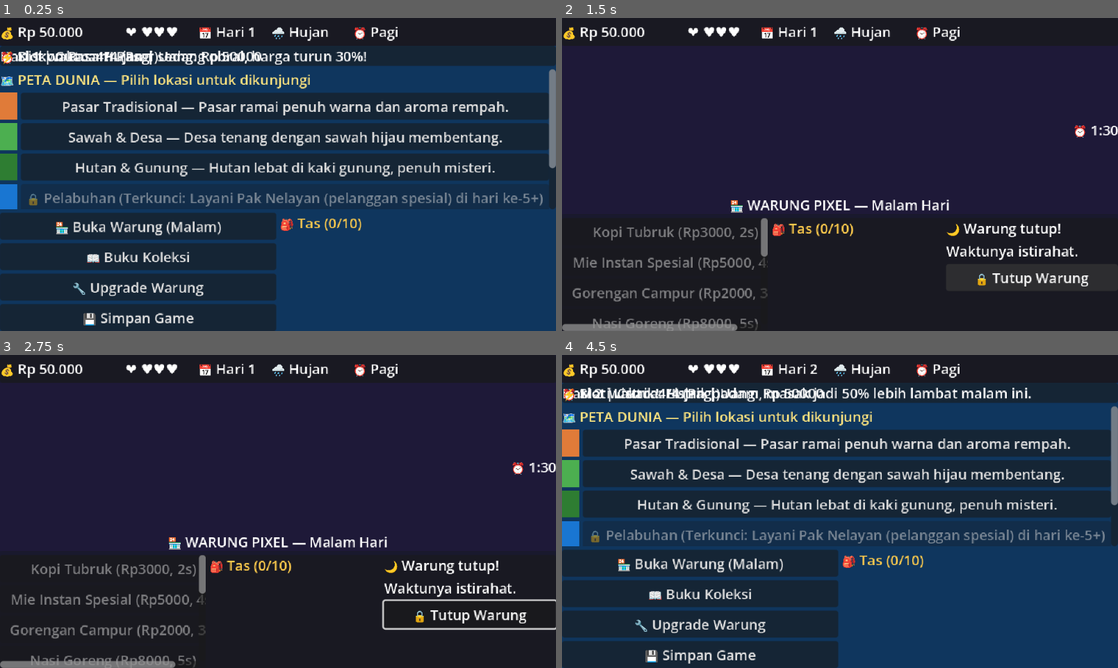
Above: before the commit, frames 1-4 (two rows, left to right).
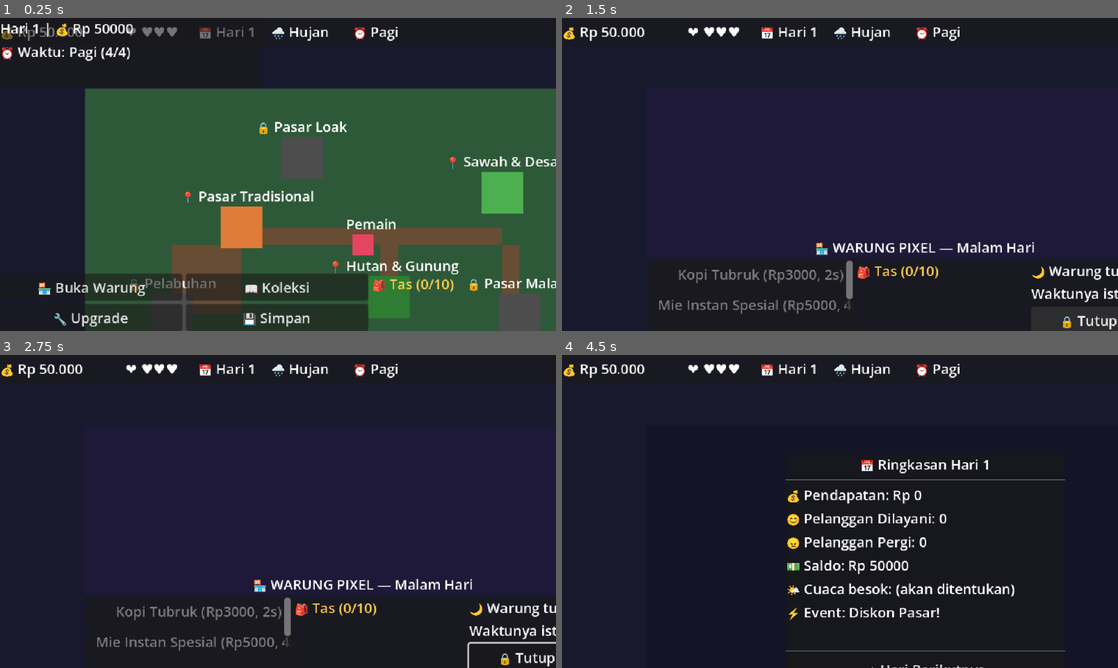
Above: after the commit, the same moments.

Repository: Grace488/Waroeng-Game
Game: Godot game, scene res://scenes/main.tscn
Same seed, same stepped clock (60 frames per second), same inputs: the game is played once before the commit and once after it.
Inputs (mouse positions are in pixels of both pictures, inside the frame that each line leads up to):
- Up to frame 1 (0.25 s): no input
- Up to frame 2 (1.5 s): click "🏪 Buka Warung (Malam)" (after the commit: "🏪 Buka Warung") at 0.5 s; click "🔒 Tutup Warung" at 1.25 s
- Up to frame 3 (2.75 s): tap Enter (ui_accept) at 2, 2.1, 2.27, 2.57 s; move the mouse to (400, 495) at 2.02 s; hold Right (ui_right) from 2.03 s (still down); click (400, 495) at 2.17 s
- Up to frame 4 (4.5 s): tap Enter (ui_accept) at 2.75, 2.85, 3.02, 3.32, 3.6 s; move the mouse to (728, 527) at 2.77 s; release Right (ui_right) at 2.78 s; hold Down (ui_down) 2.78-3.53 s; click (728, 527) at 2.92 s; move the mouse to (895, 442) at 3.52 s; hold Right (ui_right) 3.53-4.25 s; click (895, 442) at 3.67 s; click (840, 627) at 4.25 s, where only the run before the commit has a clickable "➡️ Hari Berikutnya"

The runs differ from the first frame. In frame 1, 77% of the frame differs, in the area x 0-100%, y 1-100%; in frame 2, 9.2%; in frame 3, 9.8%; in frame 4, 54%.
Error after the commit: Invalid access to property or key 'event_aktif' on a base object of type 'Node (event_manager.gd)'. (res://scenes/world_map/world_map.gd:122)

Commit message:
Ubah UI Peta Dunia menjadi 2D top-down dengan karakter yang bisa digerakkan (WASD)

Diff:
--- a/project.godot
+++ b/project.godot
@@ -8,11 +8,15 @@
 
 config_version=5
 
+[animation]
+
+compatibility/default_parent_skeleton_in_mesh_instance_3d=true
+
 [application]
 
 config/name="Warung Pixel"
 run/main_scene="res://scenes/main.tscn"
-config/features=PackedStringArray("4.2", "GL Compatibility")
+config/features=PackedStringArray("4.7", "GL Compatibility")
 
 [autoload]
 
--- a/scenes/main.tscn
+++ b/scenes/main.tscn
@@ -1,9 +1,9 @@
-[gd_scene load_steps=3 format=3]
+[gd_scene format=3 uid="uid://ci08cqb4co6ms"]
 
-[ext_resource type="Script" path="res://scenes/main.gd" id="1"]
+[ext_resource type="Script" uid="uid://dk1pv510gc38y" path="res://scenes/main.gd" id="1"]
 [ext_resource type="PackedScene" path="res://scenes/ui/hud.tscn" id="2"]
 
-[node name="Main" type="Control"]
+[node name="Main" type="Control" unique_id=1653628066]
 layout_mode = 3
 anchors_preset = 15
 anchor_right = 1.0
@@ -12,22 +12,27 @@
 grow_vertical = 2
 script = ExtResource("1")
 
-[node name="BG" type="ColorRect" parent="."]
+[node name="BG" type="ColorRect" parent="." unique_id=2127867205]
 layout_mode = 1
 anchors_preset = 15
 anchor_right = 1.0
 anchor_bottom = 1.0
+grow_horizontal = 2
+grow_vertical = 2
 color = Color(0.1, 0.1, 0.18, 1)
 
-[node name="HUD" parent="." instance=ExtResource("2")]
+[node name="HUD" parent="." unique_id=1526442021 instance=ExtResource("2")]
+z_index = 10
 layout_mode = 1
-z_index = 10
 
-[node name="Container" type="Control" parent="."]
+[node name="Container" type="Control" parent="." unique_id=1935097958]
 layout_mode = 1
 anchors_preset = 15
 anchor_right = 1.0
 anchor_bottom = 1.0
-offset_top = 32.0
+offset_left = 98.0
+offset_top = 81.0
+offset_right = 98.0
+offset_bottom = 49.0
 grow_horizontal = 2
 grow_vertical = 2
--- /dev/null
+++ b/scenes/world_map/location_point.gd
@@ -0,0 +1,51 @@
+# scenes/world_map/location_point.gd
+# Titik lokasi di peta yang bisa dimasuki pemain
+extends Area2D
+
+signal player_masuk(id_lokasi: String, nama_lokasi: String)
+signal player_keluar(id_lokasi: String)
+
+var id_lokasi: String = ""
+var nama_lokasi: String = ""
+var terkunci: bool = false
+
+@onready var color_rect: ColorRect = $ColorRect
+@onready var label_nama: Label = $Label
+
+
+func _ready() -> void:
+	body_entered.connect(_on_body_entered)
+	body_exited.connect(_on_body_exited)
+
+
+func setup(id: String, nama: String, warna: Color, is_terkunci: bool, pos: Vector2) -> void:
+	id_lokasi = id
+	nama_lokasi = nama
+	terkunci = is_terkunci
+	position = pos
+
+	if not is_node_ready():
+		await ready
+
+	color_rect.color = warna
+	if terkunci:
+		label_nama.text = "🔒 " + nama
+		color_rect.color = Color(0.3, 0.3, 0.3)
+	else:
+		label_nama.text = "📍 " + nama
+
+
+func _on_body_entered(body: Node2D) -> void:
+	if body.name == "PlayerMap":
+		# Beri efek membesar sedikit saat disentuh
+		var tween = create_tween()
+		tween.tween_property(color_rect, "scale", Vector2(1.2, 1.2), 0.1)
+		player_masuk.emit(id_lokasi, nama_lokasi)
+
+
+func _on_body_exited(body: Node2D) -> void:
+	if body.name == "PlayerMap":
+		# Kembalikan ukuran asli
+		var tween = create_tween()
+		tween.tween_property(color_rect, "scale", Vector2(1.0, 1.0), 0.1)
+		player_keluar.emit(id_lokasi)
--- /dev/null
+++ b/scenes/world_map/location_point.tscn
@@ -0,0 +1,27 @@
+[gd_scene load_steps=3 format=3]
+
+[ext_resource type="Script" path="res://scenes/world_map/location_point.gd" id="1"]
+
+[sub_resource type="RectangleShape2D" id="RectangleShape2D_loc"]
+size = Vector2(48, 48)
+
+[node name="LocationPoint" type="Area2D"]
+script = ExtResource("1")
+
+[node name="ColorRect" type="ColorRect" parent="."]
+offset_left = -24.0
+offset_top = -24.0
+offset_right = 24.0
+offset_bottom = 24.0
+pivot_offset = Vector2(24, 24)
+color = Color(0.5, 0.5, 0.5, 1)
+
+[node name="CollisionShape2D" type="CollisionShape2D" parent="."]
+shape = SubResource("RectangleShape2D_loc")
+
+[node name="Label" type="Label" parent="."]
+offset_left = -70.0
+offset_top = -48.0
+offset_right = 70.0
+offset_bottom = -25.0
+horizontal_alignment = 1
--- /dev/null
+++ b/scenes/world_map/player_map.gd
@@ -0,0 +1,17 @@
+# scenes/world_map/player_map.gd
+# Skrip untuk karakter yang bergerak di peta
+extends CharacterBody2D
+
+const SPEED = 180.0
+
+func _physics_process(_delta: float) -> void:
+	# Ambil input gerakan (WASD atau Panah)
+	var direction := Input.get_vector("ui_left", "ui_right", "ui_up", "ui_down")
+
+	if direction:
+		velocity = direction * SPEED
+	else:
+		velocity = Vector2.ZERO
+
+	# Gerakkan karakter
+	move_and_slide()
--- /dev/null
+++ b/scenes/world_map/player_map.tscn
@@ -0,0 +1,27 @@
+[gd_scene load_steps=3 format=3]
+
+[ext_resource type="Script" path="res://scenes/world_map/player_map.gd" id="1"]
+
+[sub_resource type="RectangleShape2D" id="RectangleShape2D_player"]
+size = Vector2(24, 24)
+
+[node name="PlayerMap" type="CharacterBody2D"]
+script = ExtResource("1")
+
+[node name="ColorBox" type="ColorRect" parent="."]
+offset_left = -12.0
+offset_top = -12.0
+offset_right = 12.0
+offset_bottom = 12.0
+color = Color(0.9, 0.27, 0.38, 1)
+
+[node name="CollisionShape2D" type="CollisionShape2D" parent="."]
+shape = SubResource("RectangleShape2D_player")
+
+[node name="Label" type="Label" parent="."]
+offset_left = -20.0
+offset_top = -36.0
+offset_right = 20.0
+offset_bottom = -13.0
+text = "Pemain"
+horizontal_alignment = 1
--- a/scenes/world_map/world_map.gd
+++ b/scenes/world_map/world_map.gd
@@ -1,124 +1,142 @@
 # scenes/world_map/world_map.gd
-# Peta dunia — pilih lokasi untuk beli bahan atau buka warung
-extends Control
+# Peta dunia — gerakkan karakter ke lokasi untuk masuk
+extends Node2D
 
 signal buka_warung()
 signal buka_lokasi(id_lokasi: String)
 signal buka_koleksi()
 signal buka_upgrade()
 
-@onready var lokasi_container: VBoxContainer = $VBox/ScrollLokasi/LokasiContainer
-@onready var label_info: Label = $VBox/PanelInfo/LabelInfo
-@onready var btn_buka_warung: Button = $VBox/PanelBawah/HBox/BtnBukaWarung
-@onready var btn_koleksi: Button = $VBox/PanelBawah/HBox/BtnKoleksi
-@onready var btn_upgrade: Button = $VBox/PanelBawah/HBox/BtnUpgrade
-@onready var btn_save: Button = $VBox/PanelBawah/HBox/BtnSave
-@onready var label_slot: Label = $VBox/PanelInfo/LabelSlot
-@onready var panel_inventori: VBoxContainer = $VBox/PanelBawah/InvScroll/InvContainer
-@onready var label_event: Label = $VBox/PanelInfo/LabelEvent
+@onready var label_info: Label = $UILayer/UI/PanelInfo/VBox/LabelInfo
+@onready var label_slot: Label = $UILayer/UI/PanelInfo/VBox/LabelSlot
+@onready var label_event: Label = $UILayer/UI/PanelInfo/VBox/LabelEvent
+@onready var panel_inventori: VBoxContainer = $UILayer/UI/PanelBawah/InvScroll/InvContainer
+
+@onready var btn_buka_warung: Button = $UILayer/UI/PanelBawah/HBoxKiri/VBoxBtn/HBoxAtas/BtnBukaWarung
+@onready var btn_koleksi: Button = $UILayer/UI/PanelBawah/HBoxKiri/VBoxBtn/HBoxAtas/BtnKoleksi
+@onready var btn_upgrade: Button = $UILayer/UI/PanelBawah/HBoxKiri/VBoxBtn/HBoxBawah/BtnUpgrade
+@onready var btn_save: Button = $UILayer/UI/PanelBawah/HBoxKiri/VBoxBtn/HBoxBawah/BtnSave
+
+@onready var lokasi_container: Node2D = $Locations
+@onready var player: CharacterBody2D = $PlayerMap
+@onready var panel_interaksi: PanelContainer = $UILayer/PanelInteraksi
+@onready var label_interaksi: Label = $UILayer/PanelInteraksi/LabelInteraksi
+
+var lokasi_aktif: String = ""
+var scene_location_point: PackedScene = preload("res://scenes/world_map/location_point.tscn")
 
 
 func _ready() -> void:
-	# Tombol buka warung
+	# Sembunyikan panel interaksi di awal
+	panel_interaksi.hide()
+
+	# Setup tombol
 	btn_buka_warung.pressed.connect(func(): buka_warung.emit())
 	btn_koleksi.pressed.connect(func(): buka_koleksi.emit())
 	btn_upgrade.pressed.connect(func(): buka_upgrade.emit())
-	btn_save.pressed.connect(_on_save)
+	btn_save.pressed.connect(func():
+		SaveManager.simpan_game()
+		label_info.text = "✅ Game berhasil disimpan!"
+	)
 
 	# Hubungkan signal
 	GameData.slot_waktu_berubah.connect(_on_slot_berubah)
 	GameData.inventori_berubah.connect(_update_inventori)
+	GameData.uang_berubah.connect(func(_v): _update_info())
 
-	# Tampilkan lokasi
-	_update_lokasi()
+	_spawn_lokasi()
 	_update_info()
 	_update_inventori()
 
 
-func _update_lokasi() -> void:
-	# Hapus tombol lokasi lama
-	for child in lokasi_container.get_children():
-		child.queue_free()
+func _process(_delta: float) -> void:
+	# Tekan Space atau Enter untuk masuk ke lokasi
+	if lokasi_aktif != "" and Input.is_action_just_pressed("ui_accept"):
+		_kunjungi_lokasi(lokasi_aktif)
 
-	# Judul
-	var judul := Label.new()
-	judul.text = "🗺️ PETA DUNIA — Pilih lokasi untuk dikunjungi"
-	judul.add_theme_color_override("font_color", Color(1, 0.9, 0.5))
-	lokasi_container.add_child(judul)
 
-	# Buat tombol untuk setiap lokasi
+func _spawn_lokasi() -> void:
+	# Posisi manual untuk tiap lokasi (bisa disesuaikan nanti)
+	var posisi_lokasi = {
+		"pasar": Vector2(180, 160),
+		"sawah": Vector2(480, 120),
+		"hutan": Vector2(350, 240),
+		"pelabuhan": Vector2(100, 260),
+		"pasar_malam": Vector2(500, 260),
+		"pasar_loak": Vector2(250, 80)
+	}
+
 	for id_lokasi in GameData.data_locations:
 		var data: Dictionary = GameData.data_locations[id_lokasi]
 		var terbuka: bool = GameData.cek_lokasi_terbuka(id_lokasi)
+		var nama: String = str(data.get("nama", id_lokasi))
+		var warna_str: String = str(data.get("warna", "#888888"))
+		var warna: Color = Color.from_string(warna_str, Color.GRAY)
+		var pos = posisi_lokasi.get(id_lokasi, Vector2(randf_range(100, 500), randf_range(100, 300)))
 
-		var hbox := HBoxContainer.new()
-		lokasi_container.add_child(hbox)
+		var loc = scene_location_point.instantiate()
+		lokasi_container.add_child(loc)
+		loc.setup(id_lokasi, nama, warna, not terbuka, pos)
+		loc.player_masuk.connect(_on_player_masuk_lokasi)
+		loc.player_keluar.connect(_on_player_keluar_lokasi)
 
-		# Kotak warna lokasi
-		var color_box := ColorRect.new()
-		color_box.custom_minimum_size = Vector2(20, 20)
-		var warna_str: String = str(data.get("warna", "#888888"))
-		color_box.color = Color.from_string(warna_str, Color.GRAY)
-		hbox.add_child(color_box)
 
-		var btn := Button.new()
-		var nama: String = str(data.get("nama", id_lokasi))
-		var deskripsi: String = str(data.get("deskripsi", ""))
+func _on_player_masuk_lokasi(id: String, nama: String) -> void:
+	lokasi_aktif = id
+	var terbuka: bool = GameData.cek_lokasi_terbuka(id)
+	if terbuka:
+		label_interaksi.text = "Tekan [SPACE] untuk masuk:\n" + nama
+		panel_interaksi.add_theme_stylebox_override("panel", _buat_stylebox(Color(0.2, 0.6, 0.2)))
+	else:
+		var syarat = str(GameData.data_locations[id].get("syarat_buka", "???"))
+		label_interaksi.text = "🔒 " + nama + "\n(Terkunci: " + syarat + ")"
+		panel_interaksi.add_theme_stylebox_override("panel", _buat_stylebox(Color(0.6, 0.2, 0.2)))
+	panel_interaksi.show()
 
-		if terbuka:
-			btn.text = "%s — %s" % [nama, deskripsi]
-			btn.disabled = GameData.slot_waktu_sisa <= 0
-			var lokasi_id_capture: String = id_lokasi
-			btn.pressed.connect(func(): _kunjungi_lokasi(lokasi_id_capture))
-		else:
-			btn.text = "🔒 %s (Terkunci: %s)" % [nama, str(data.get("syarat_buka", "???"))]
-			btn.disabled = true
 
-		btn.size_flags_horizontal = Control.SIZE_EXPAND_FILL
-		hbox.add_child(btn)
+func _on_player_keluar_lokasi(id: String) -> void:
+	if lokasi_aktif == id:
+		lokasi_aktif = ""
+		panel_interaksi.hide()
 
 
 func _kunjungi_lokasi(id_lokasi: String) -> void:
+	if not GameData.cek_lokasi_terbuka(id_lokasi):
+		return
+
 	if GameData.pakai_slot_waktu():
 		buka_lokasi.emit(id_lokasi)
 	else:
-		label_info.text = "⏰ Slot waktu habis! Saatnya buka warung."
+		label_info.text = "⏰ Waktu habis! Saatnya buka warung."
 
 
 func _update_info() -> void:
-	label_slot.text = "⏰ Slot waktu: %d/%d (%s)" % [
-		GameData.slot_waktu_sisa, GameData.SLOT_WAKTU_PER_HARI, GameData.nama_slot_waktu()
-	]
-	label_info.text = "Hari %d | Cuaca: %s | Uang: Rp %d" % [
-		GameData.hari, GameData.cuaca.capitalize(), GameData.uang
-	]
+	label_info.text = "Hari %d | 💰 Rp %d" % [GameData.hari, GameData.uang]
+	label_slot.text = "⏰ Waktu: %s (%d/4)" % [GameData.nama_slot_waktu(), GameData.slot_waktu_sisa]
 
-	# Tampilkan event
-	if EventManager.event_hari_ini.size() > 0:
-		label_event.text = "⚡ %s: %s" % [
-			str(EventManager.event_hari_ini.get("nama", "")),
-			str(EventManager.event_hari_ini.get("deskripsi", ""))
-		]
-	else:
-		label_event.text = ""
+	var nama_cuaca: String = "☀️ Cerah"
+	if GameData.cuaca == "hujan": nama_cuaca = "🌧️ Hujan"
+	elif GameData.cuaca == "berangin": nama_cuaca = "💨 Berangin"
 
-	# Disable tombol warung kalau masih ada slot
-	btn_buka_warung.disabled = false  # Selalu bisa buka warung
+	var teks_event: String = "Cuaca: " + nama_cuaca
+	if EventManager.event_aktif != "":
+		teks_event += " | 📢 " + EventManager.nama_event
+	label_event.text = teks_event
 
 
 func _on_slot_berubah(_sisa: int) -> void:
 	_update_info()
-	_update_lokasi()
 
 
 func _update_inventori() -> void:
+	# Hapus list lama
 	for child in panel_inventori.get_children():
 		child.queue_free()
 
-	var header := Label.new()
-	header.text = "🎒 Tas (%d/%d)" % [GameData.hitung_total_item(), GameData.slot_tas_maks]
-	header.add_theme_color_override("font_color", Color(1, 0.8, 0.3))
-	panel_inventori.add_child(header)
+	var label_header := Label.new()
+	label_header.text = "🎒 Tas (%d/%d)" % [GameData.hitung_total_item(), GameData.slot_tas_maks]
+	label_header.add_theme_color_override("font_color", Color(1, 0.8, 0.3))
+	panel_inventori.add_child(label_header)
 
 	for id_item in GameData.inventori:
 		var info: Dictionary = GameData.inventori[id_item]
@@ -127,11 +145,26 @@
 			nama = str(GameData.data_ingredients[id_item].get("nama", id_item))
 		elif id_item in GameData.data_hidden_gems:
 			nama = str(GameData.data_hidden_gems[id_item].get("nama", id_item))
+
 		var lbl := Label.new()
 		lbl.text = "  %s x%d" % [nama, int(info["jumlah"])]
 		panel_inventori.add_child(lbl)
 
 
-func _on_save() -> void:
-	SaveManager.simpan_game()
-	label_info.text = "💾 Game berhasil disimpan!"
+func _buat_stylebox(warna: Color) -> StyleBoxFlat:
+	var style = StyleBoxFlat.new()
+	style.bg_color = warna
+	style.border_width_bottom = 2
+	style.border_width_top = 2
+	style.border_width_left = 2
+	style.border_width_right = 2
+	style.border_color = Color.WHITE
+	style.corner_radius_top_left = 8
+	style.corner_radius_top_right = 8
+	style.corner_radius_bottom_left = 8
+	style.corner_radius_bottom_right = 8
+	style.content_margin_left = 10
+	style.content_margin_right = 10
+	style.content_margin_top = 5
+	style.content_margin_bottom = 5
+	return style
--- a/scenes/world_map/world_map.tscn
+++ b/scenes/world_map/world_map.tscn
@@ -1,83 +1,149 @@
-[gd_scene load_steps=2 format=3]
+[gd_scene load_steps=3 format=3]
 
 [ext_resource type="Script" path="res://scenes/world_map/world_map.gd" id="1"]
+[ext_resource type="PackedScene" path="res://scenes/world_map/player_map.tscn" id="2"]
 
-[node name="WorldMap" type="Control"]
-layout_mode = 1
+[node name="WorldMap" type="Node2D"]
+script = ExtResource("1")
+
+[node name="BG" type="ColorRect" parent="."]
+offset_right = 640.0
+offset_bottom = 360.0
+color = Color(0.18, 0.35, 0.22, 1)
+
+[node name="Jalanan" type="Node2D" parent="."]
+
+[node name="Jalan1" type="ColorRect" parent="Jalanan"]
+offset_left = 180.0
+offset_top = 160.0
+offset_right = 480.0
+offset_bottom = 180.0
+color = Color(0.4, 0.3, 0.2, 1)
+
+[node name="Jalan2" type="ColorRect" parent="Jalanan"]
+offset_left = 340.0
+offset_top = 160.0
+offset_right = 360.0
+offset_bottom = 240.0
+color = Color(0.4, 0.3, 0.2, 1)
+
+[node name="Jalan3" type="ColorRect" parent="Jalanan"]
+offset_left = 100.0
+offset_top = 180.0
+offset_right = 180.0
+offset_bottom = 260.0
+color = Color(0.4, 0.3, 0.2, 1)
+
+[node name="Jalan4" type="ColorRect" parent="Jalanan"]
+offset_left = 480.0
+offset_top = 180.0
+offset_right = 500.0
+offset_bottom = 260.0
+color = Color(0.4, 0.3, 0.2, 1)
+
+[node name="Locations" type="Node2D" parent="."]
+
+[node name="PlayerMap" parent="." instance=ExtResource("2")]
+position = Vector2(320, 180)
+
+[node name="UILayer" type="CanvasLayer" parent="."]
+
+[node name="PanelInteraksi" type="PanelContainer" parent="UILayer"]
+anchors_preset = 7
+anchor_left = 0.5
+anchor_top = 1.0
+anchor_right = 0.5
+anchor_bottom = 1.0
+offset_left = -150.0
+offset_top = -140.0
+offset_right = 150.0
+offset_bottom = -90.0
+grow_horizontal = 2
+grow_vertical = 0
+
+[node name="LabelInteraksi" type="Label" parent="UILayer/PanelInteraksi"]
+layout_mode = 2
+text = "Tekan [SPACE] untuk masuk"
+horizontal_alignment = 1
+
+[node name="UI" type="Control" parent="UILayer"]
+layout_mode = 3
 anchors_preset = 15
 anchor_right = 1.0
 anchor_bottom = 1.0
-grow_horizontal = 2
-grow_vertical = 2
-script = ExtResource("1")
+mouse_filter = 2
 
-[node name="BG" type="ColorRect" parent="."]
-layout_mode = 1
-anchors_preset = 15
-anchor_right = 1.0
-anchor_bottom = 1.0
-color = Color(0.06, 0.21, 0.37, 1)
+[node name="PanelInfo" type="PanelContainer" parent="UILayer/UI"]
+layout_mode = 0
+offset_right = 300.0
+offset_bottom = 80.0
 
-[node name="VBox" type="VBoxContainer" parent="."]
-layout_mode = 1
-anchors_preset = 15
-anchor_right = 1.0
-anchor_bottom = 1.0
-grow_horizontal = 2
-grow_vertical = 2
-
-[node name="PanelInfo" type="PanelContainer" parent="VBox"]
+[node name="VBox" type="VBoxContainer" parent="UILayer/UI/PanelInfo"]
 layout_mode = 2
 
-[node name="LabelInfo" type="Label" parent="VBox/PanelInfo"]
+[node name="LabelInfo" type="Label" parent="UILayer/UI/PanelInfo/VBox"]
 layout_mode = 2
 text = "Hari 1 | Cuaca: Cerah"
 
-[node name="LabelSlot" type="Label" parent="VBox/PanelInfo"]
+[node name="LabelSlot" type="Label" parent="UILayer/UI/PanelInfo/VBox"]
 layout_mode = 2
 text = "⏰ Slot waktu: 4/4"
 
-[node name="LabelEvent" type="Label" parent="VBox/PanelInfo"]
+[node name="LabelEvent" type="Label" parent="UILayer/UI/PanelInfo/VBox"]
 layout_mode = 2
 text = ""
 
-[node name="ScrollLokasi" type="ScrollContainer" parent="VBox"]
+[node name="PanelBawah" type="HBoxContainer" parent="UILayer/UI"]
+layout_mode = 1
+anchors_preset = 12
+anchor_top = 1.0
+anchor_right = 1.0
+anchor_bottom = 1.0
+offset_top = -60.0
+grow_horizontal = 2
+grow_vertical = 0
+
+[node name="HBoxKiri" type="HBoxContainer" parent="UILayer/UI/PanelBawah"]
+layout_mode = 2
+size_flags_horizontal = 3
+
+[node name="VBoxBtn" type="VBoxContainer" parent="UILayer/UI/PanelBawah/HBoxKiri"]
+layout_mode = 2
+size_flags_horizontal = 3
+
+[node name="HBoxAtas" type="HBoxContainer" parent="UILayer/UI/PanelBawah/HBoxKiri/VBoxBtn"]
 layout_mode = 2
 size_flags_vertical = 3
 
-[node name="LokasiContainer" type="VBoxContainer" parent="VBox/ScrollLokasi"]
+[node name="BtnBukaWarung" type="Button" parent="UILayer/UI/PanelBawah/HBoxKiri/VBoxBtn/HBoxAtas"]
 layout_mode = 2
 size_flags_horizontal = 3
+text = "🏪 Buka Warung"
 
-[node name="PanelBawah" type="HBoxContainer" parent="VBox"]
+[node name="BtnKoleksi" type="Button" parent="UILayer/UI/PanelBawah/HBoxKiri/VBoxBtn/HBoxAtas"]
+layout_mode = 2
+size_flags_horizontal = 3
+text = "📖 Koleksi"
+
+[node name="HBoxBawah" type="HBoxContainer" parent="UILayer/UI/PanelBawah/HBoxKiri/VBoxBtn"]
 layout_mode = 2
 size_flags_vertical = 3
-size_flags_stretch_ratio = 0.6
 
-[node name="HBox" type="VBoxContainer" parent="VBox/PanelBawah"]
+[node name="BtnUpgrade" type="Button" parent="UILayer/UI/PanelBawah/HBoxKiri/VBoxBtn/HBoxBawah"]
 layout_mode = 2
 size_flags_horizontal = 3
+text = "🔧 Upgrade"
 
-[node name="BtnBukaWarung" type="Button" parent="VBox/PanelBawah/HBox"]
-layout_mode = 2
-text = "🏪 Buka Warung (Malam)"
-
-[node name="BtnKoleksi" type="Button" parent="VBox/PanelBawah/HBox"]
-layout_mode = 2
-text = "📖 Buku Koleksi"
-
-[node name="BtnUpgrade" type="Button" parent="VBox/PanelBawah/HBox"]
-layout_mode = 2
-text = "🔧 Upgrade Warung"
-
-[node name="BtnSave" type="Button" parent="VBox/PanelBawah/HBox"]
-layout_mode = 2
-text = "💾 Simpan Game"
-
-[node name="InvScroll" type="ScrollContainer" parent="VBox/PanelBawah"]
+[node name="BtnSave" type="Button" parent="UILayer/UI/PanelBawah/HBoxKiri/VBoxBtn/HBoxBawah"]
 layout_mode = 2
 size_flags_horizontal = 3
+text = "💾 Simpan"
 
-[node name="InvContainer" type="VBoxContainer" parent="VBox/PanelBawah/InvScroll"]
+[node name="InvScroll" type="ScrollContainer" parent="UILayer/UI/PanelBawah"]
 layout_mode = 2
 size_flags_horizontal = 3
+size_flags_stretch_ratio = 0.5
+
+[node name="InvContainer" type="VBoxContainer" parent="UILayer/UI/PanelBawah/InvScroll"]
+layout_mode = 2
+size_flags_horizontal = 3
Not shown, added: autoload/event_manager.gd.uid
Not shown, added: autoload/game_data.gd.uid
Not shown, added: autoload/recipe_manager.gd.uid
Not shown, added: autoload/save_manager.gd.uid
Not shown, added: scenes/main.gd.uid
Not shown, added: scenes/stall/customer.gd.uid
Not shown, added: scenes/stall/stall.gd.uid
Not shown, added: scenes/ui/collection_book.gd.uid
Not shown, added: scenes/ui/day_summary.gd.uid
Not shown, added: scenes/ui/game_over.gd.uid
Not shown, added: scenes/ui/hud.gd.uid
Not shown, added: scenes/upgrades/upgrade_shop.gd.uid
(and 4 more such lines)
